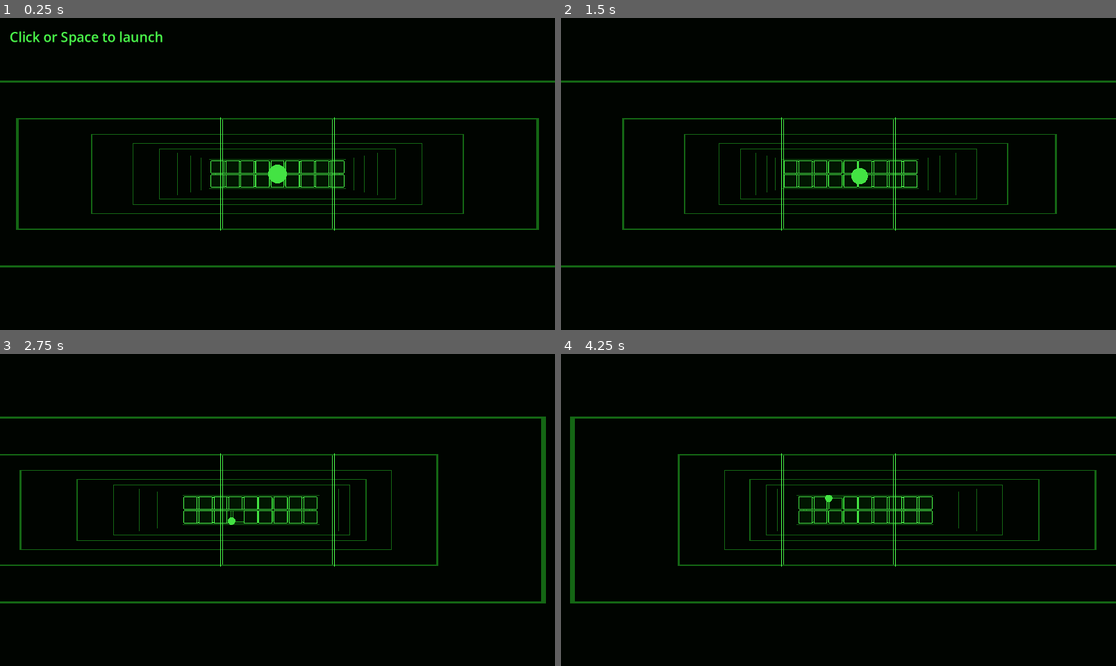
Above: before the commit, frames 1-4 (two rows, left to right).
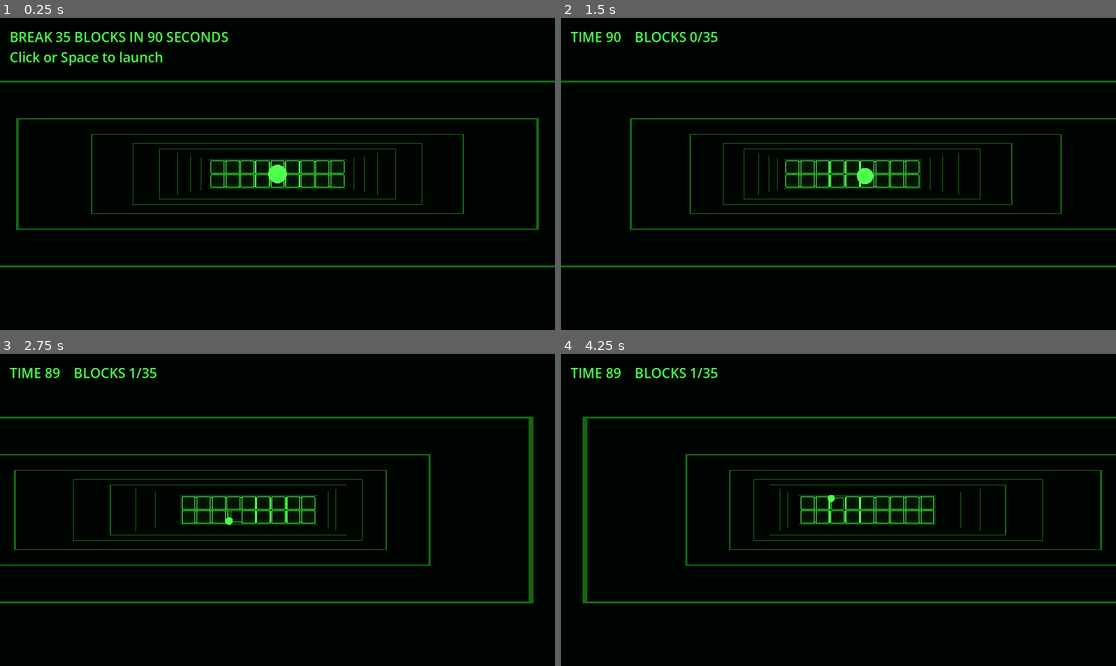
Above: after the commit, the same moments.

Repository: YiquanWei/cmpm170_proj3
Game: Godot game, scene res://node_3d.tscn
Two runs of this game, one before a commit and one after it. Both use one fixed random seed, a clock stepped at 60 frames per second and the inputs below.
Inputs (mouse positions are in pixels of both pictures, inside the frame that each line leads up to):
- Up to frame 1 (0.25 s): no input
- Up to frame 2 (1.5 s): tap Enter at 0.5 s; move the mouse to (960, 158) at 0.52 s; hold Right 0.53-1.28 s; tap Space at 0.6, 0.77, 1.07 s; click (960, 158) at 0.67 s; move the mouse to (727, 189) at 1.27 s; hold Left from 1.28 s (still down); tap R at 1.35 s; click (727, 189) at 1.42 s
- Up to frame 3 (2.75 s): tap Space at 1.52, 1.55, 1.82, 2.1 s; move the mouse to (333, 441) at 2.02 s; release Left at 2.03 s; hold Right from 2.03 s (still down); click (333, 441) at 2.17 s
- Up to frame 4 (4.25 s): move the mouse to (810, 572) at 2.77 s; tap R at 2.85 s; click (810, 572) at 2.92 s; tap Space at 3.02, 3.05, 3.32, 3.6, 3.77, 4.07 s; move the mouse to (1005, 556) at 3.52 s; release Right at 3.53 s; hold Left from 3.53 s (still down); click (1005, 556) at 3.67 s

The runs differ from the first frame. In frame 1, 1.9% of the frame differs, in the area x 1-61%, y 4-69%; in frame 2, 2.2%; in frame 3, 3.1%, in the area x 1-99%, y 4-80%; in frame 4, 3.1%.

Commit message:
Timer and button tied to paddle

Diff:
--- a/node_3d.gd
+++ b/node_3d.gd
@@ -9,6 +9,10 @@
 const BASE_SPEED := 12.0
 const MAX_SPEED := 22.0
 const PADDLE_SPEED := 12.0
+const TIME_LIMIT := 90.0
+const BLOCKS_TO_WIN := 35
+const PADDLE_ACTIVE_TIME := 0.2
+const PADDLE_COOLDOWN := 0.45
 
 const GREEN := Color(0.3, 1.0, 0.3)
 const GREEN_MID := Color(0.17, 0.7, 0.17)
@@ -17,12 +21,22 @@
 var paddle: AnimatableBody3D
 var ball: CharacterBody3D
 var camera: Camera3D
+var paddle_shape: CollisionShape3D
 var label: Label
 
 var velocity := Vector3.ZERO
 var speed := BASE_SPEED
 var launched := false
+var timer_started := false
+var finished := false
+var won := false
+var time_left := TIME_LIMIT
+var blocks_broken := 0
+var paddle_active := false
+var active_left := 0.0
+var cooldown_left := 0.0
 var paddle_target := Vector2(0.0, FIELD_H / 2.0)
+
 
 func _ready() -> void:
 	build_environment()
@@ -32,6 +46,7 @@
 	build_ball()
 	build_hud()
 
+
 # ---------------------------------------------------------------- building
 
 func build_environment() -> void:
@@ -42,6 +57,7 @@
 	we.environment = env
 	add_child(we)
 
+
 func make_unshaded(color: Color) -> StandardMaterial3D:
 	var mat := StandardMaterial3D.new()
 	mat.shading_mode = BaseMaterial3D.SHADING_MODE_UNSHADED
@@ -50,8 +66,8 @@
 		mat.transparency = BaseMaterial3D.TRANSPARENCY_ALPHA
 	return mat
 
+
 func make_edges(size: Vector3, color: Color) -> MeshInstance3D:
-	# 12 bright outline edges of a box, drawn as lines
 	var h := size * 0.5 * 1.004
 	var corners := []
 	for x in [-1.0, 1.0]:
@@ -95,6 +111,7 @@
 	add_child(body)
 	return body
 
+
 func build_arena() -> void:
 	var t := 1.0
 	var length := FIELD_NEAR - FIELD_FAR
@@ -148,15 +165,22 @@
 				b.position = Vector3((c - 4) * 1.5, 0.8 + r * 1.4, -14.0 - layer * 1.6)
 				b.add_to_group("brick")
 
+
 func build_paddle() -> void:
 	paddle = make_body(AnimatableBody3D.new(), PADDLE_SIZE, GREEN, 0.12) as AnimatableBody3D
 	paddle.position = Vector3(paddle_target.x, paddle_target.y, 0.0)
 
+	for child in paddle.get_children():
+		if child is CollisionShape3D:
+			paddle_shape = child
+	set_paddle_enabled(false)
+
 	camera = Camera3D.new()
 	camera.fov = 80.0
-	camera.position = Vector3(0.0, 0.0, 5.0)
-	paddle.add_child(camera)
+	camera.position = Vector3(paddle_target.x, paddle_target.y, 5.0)
+	add_child(camera)
 	camera.make_current()
+
 
 func build_ball() -> void:
 	ball = CharacterBody3D.new()
@@ -176,6 +200,7 @@
 	ball.add_child(mi)
 	ball.add_child(cs)
 	add_child(ball)
+
 
 func build_hud() -> void:
 	var layer := CanvasLayer.new()
@@ -189,10 +214,18 @@
 
 
 func update_hud() -> void:
-	if not launched:
-		label.text = "Click or Space to launch"
+	var text := ""
+	if timer_started or finished:
+		text = "TIME %02d    BLOCKS %d/%d" % [ceili(time_left), blocks_broken, BLOCKS_TO_WIN]
 	else:
-		label.text = ""
+		text = "BREAK %d BLOCKS IN %d SECONDS" % [BLOCKS_TO_WIN, int(TIME_LIMIT)]
+	if finished:
+		text += "\n" + ("YOU WIN!" if won else "TIME UP!") + " - click or Space to restart"
+	elif not launched:
+		text += "\nClick or Space to launch"
+
+	label.text = text
+
 
 # ---------------------------------------------------------------- input
 
@@ -206,14 +239,38 @@
 			KEY_R:
 				get_tree().reload_current_scene()
 
+
 func launch() -> void:
+	if finished:
+		get_tree().reload_current_scene()
+		return
 	if launched:
+		swing()
 		return
 	launched = true
+	timer_started = true
 	velocity = Vector3(randf_range(-0.3, 0.3), randf_range(-0.1, 0.1), -1.0).normalized() * speed
 	update_hud()
 
+
 # ---------------------------------------------------------------- gameplay
+
+func set_paddle_enabled(on: bool) -> void:
+	paddle.visible = on
+	paddle_shape.disabled = not on
+
+
+func swing() -> void:
+	if paddle_active or cooldown_left > 0.0:
+		return
+	paddle_active = true
+	active_left = PADDLE_ACTIVE_TIME
+	set_paddle_enabled(true)
+
+
+func _process(_delta: float) -> void:
+	camera.position = Vector3(paddle_target.x, paddle_target.y, 5.0)
+
 
 func _physics_process(delta: float) -> void:
 	var dir := 0.0
@@ -224,6 +281,26 @@
 	paddle_target.x += dir * PADDLE_SPEED * delta
 	paddle_target.x = clampf(paddle_target.x, -FIELD_W / 2.0 + PADDLE_SIZE.x / 2.0, FIELD_W / 2.0 - PADDLE_SIZE.x / 2.0)
 	paddle.position = Vector3(paddle_target.x, paddle_target.y, 0.0)
+
+	if finished:
+		return
+
+	if paddle_active:
+		active_left -= delta
+		if active_left <= 0.0:
+			paddle_active = false
+			cooldown_left = PADDLE_COOLDOWN
+			set_paddle_enabled(false)
+	elif cooldown_left > 0.0:
+		cooldown_left -= delta
+
+	if timer_started:
+		time_left -= delta
+		if time_left <= 0.0:
+			time_left = 0.0
+			end_game(false)
+			return
+	update_hud()
 
 	if not launched:
 		ball.global_position = paddle.global_position + Vector3(0.0, 0.0, -1.0)
@@ -240,7 +317,10 @@
 			if collider and collider.is_in_group("brick"):
 				collider.queue_free()
 				speed = minf(speed + 0.15, MAX_SPEED)
-				update_hud()
+				blocks_broken += 1
+				if blocks_broken >= BLOCKS_TO_WIN:
+					end_game(true)
+					return
 		fix_velocity()
 
 	if ball.global_position.z > 2.0:
@@ -260,4 +340,14 @@
 	launched = false
 	velocity = Vector3.ZERO
 	speed = BASE_SPEED
-	update_hud()
+	paddle_active = false
+	cooldown_left = 0.0
+	set_paddle_enabled(false)
+	update_hud()
+
+
+func end_game(did_win: bool) -> void:
+	finished = true
+	won = did_win
+	velocity = Vector3.ZERO
+	update_hud()
